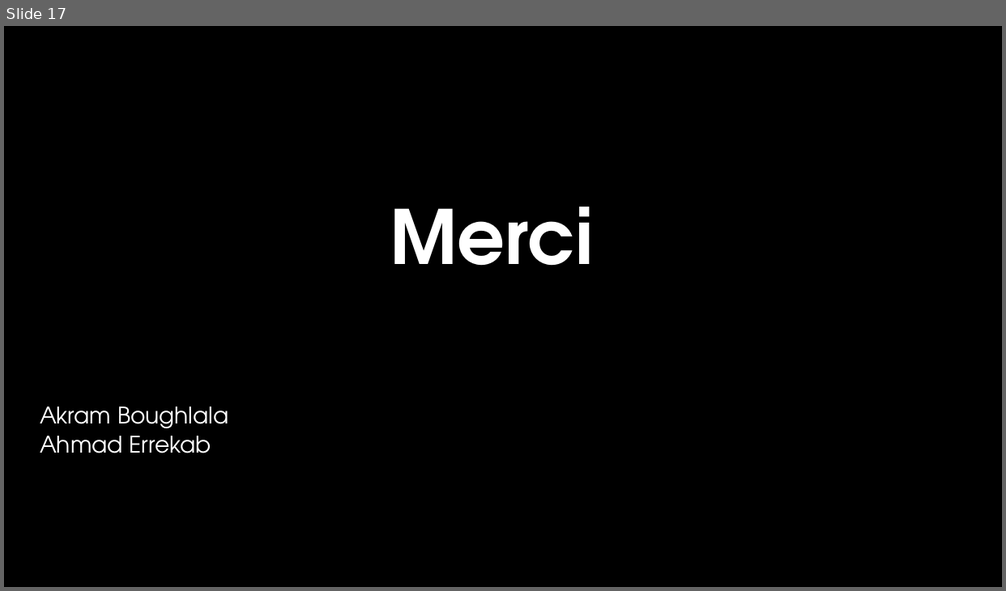
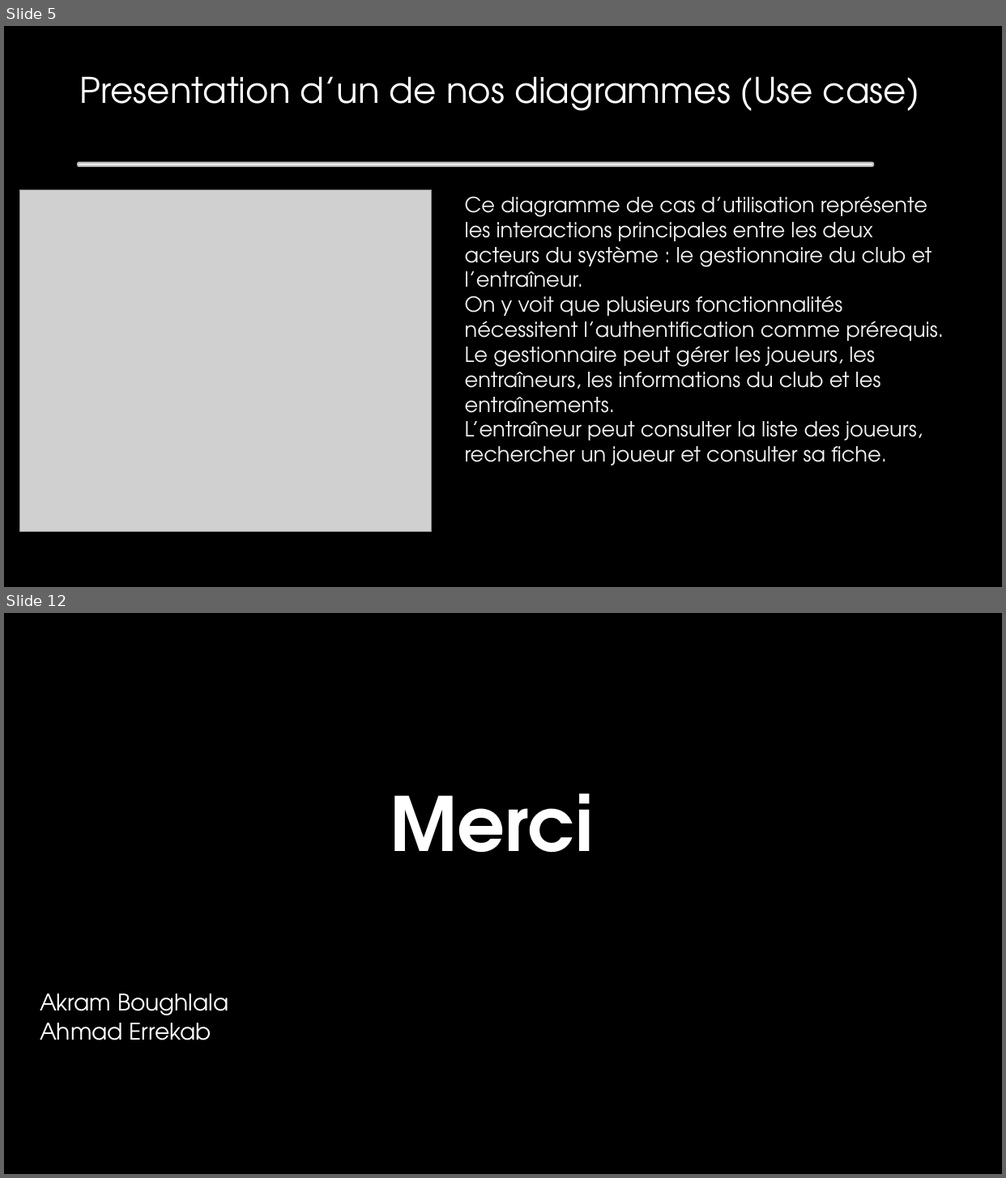
Before and after one commit to ZouaghiHoussem/SoftwareEngineeringDocuments, a slide deck: documentation/ClubManagerPowerPoint.odp. Shown one above the other, each under a label of ours: slide 17 before the commit, slides 5 and 12 after it; the slides between them are not shown. The pictures are 1006x591 and 1006x1178 pixels, drawn with LibreOffice and Linux fonts; fonts in the diff are those of the drawing; grey boxes stand for pictures; background and template pictures are left out. Boxes give left, top, right and bottom in pixels: in the first picture for what was removed or moved away, otherwise in the second. Text is boxed around its words. In the diff, an @@ line names an element or a change of style, - is before the commit and + after.

```diff
--- a/documentation/ClubManagerPowerPoint.odp
+++ b/documentation/ClubManagerPowerPoint.odp
@@ slide 5 added at (4,26,1002,587), background picture (left out); not listed: 21 template elements that a slide beside it also shows @@
@@ freeform shape added at (4,26,1002,587), fill #000000 @@
@@ title added at (80,76,919,111), 34 pt, text #FFFFFF @@
+Presentation d’un de nos diagrammes (Use case)
@@ freeform shape added at (79,164,872,165), fill #FFFFFF at 75% opacity, outline #FFFFFF 3.49 pt @@
@@ picture added at (19,190,431,532) @@
@@ subtitle added at (465,196,944,466), 20 pt, text #F2F2F2 @@
+Ce diagramme de cas d’utilisation représente les interactions principales entre les deux acteurs du système : le gestionnaire du club et l’entraîneur.
+On y voit que plusieurs fonctionnalités nécessitent l’authentification comme prérequis.
+Le gestionnaire peut gérer les joueurs, les entraîneurs, les informations du club et les entraînements.
+L’entraîneur peut consulter la liste des joueurs, rechercher un joueur et consulter sa fiche.
@@ what was slide 17 is now slide 12 @@
```
Also in this commit, not shown: 5 slides changed, 4 other slides added, 10 slides removed.
